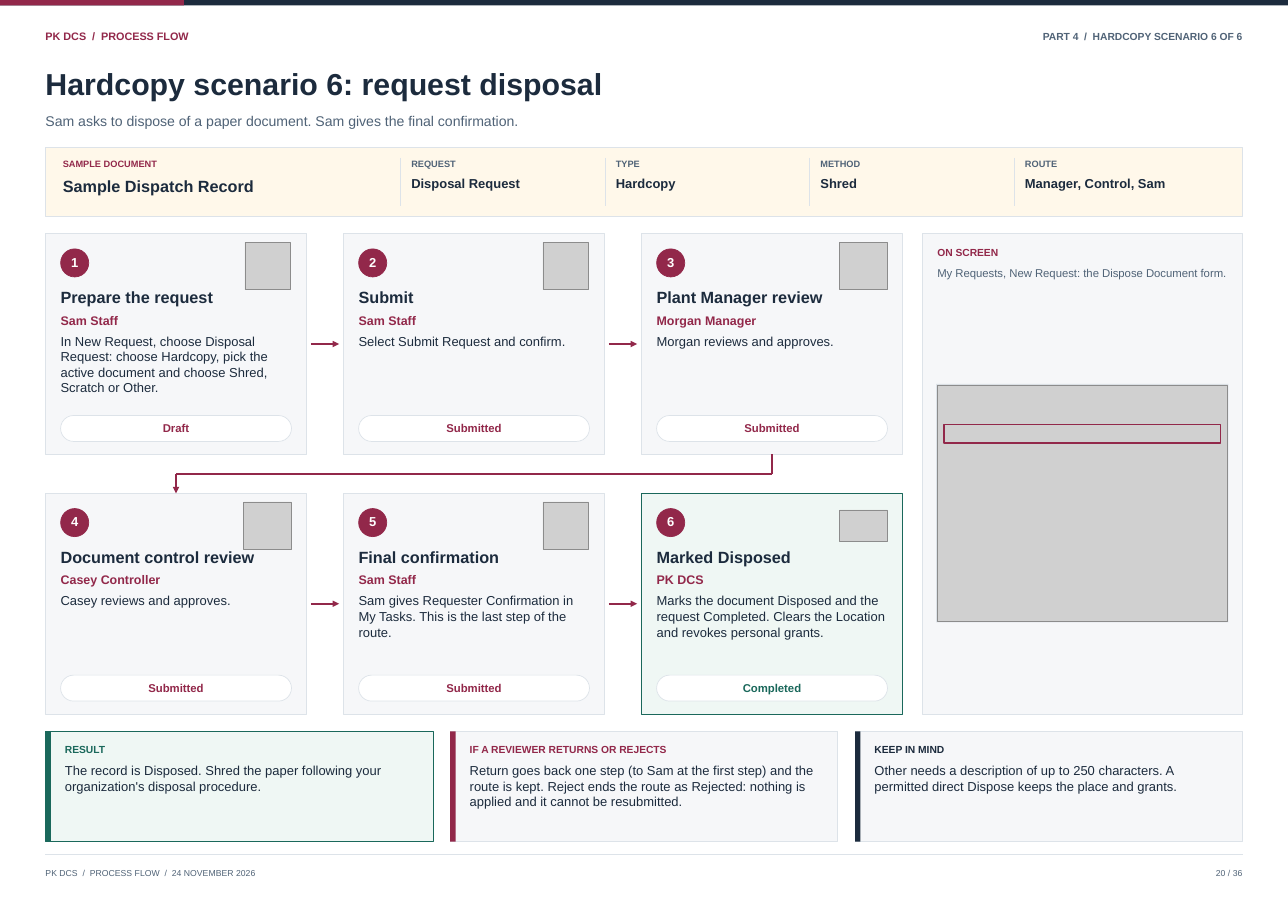
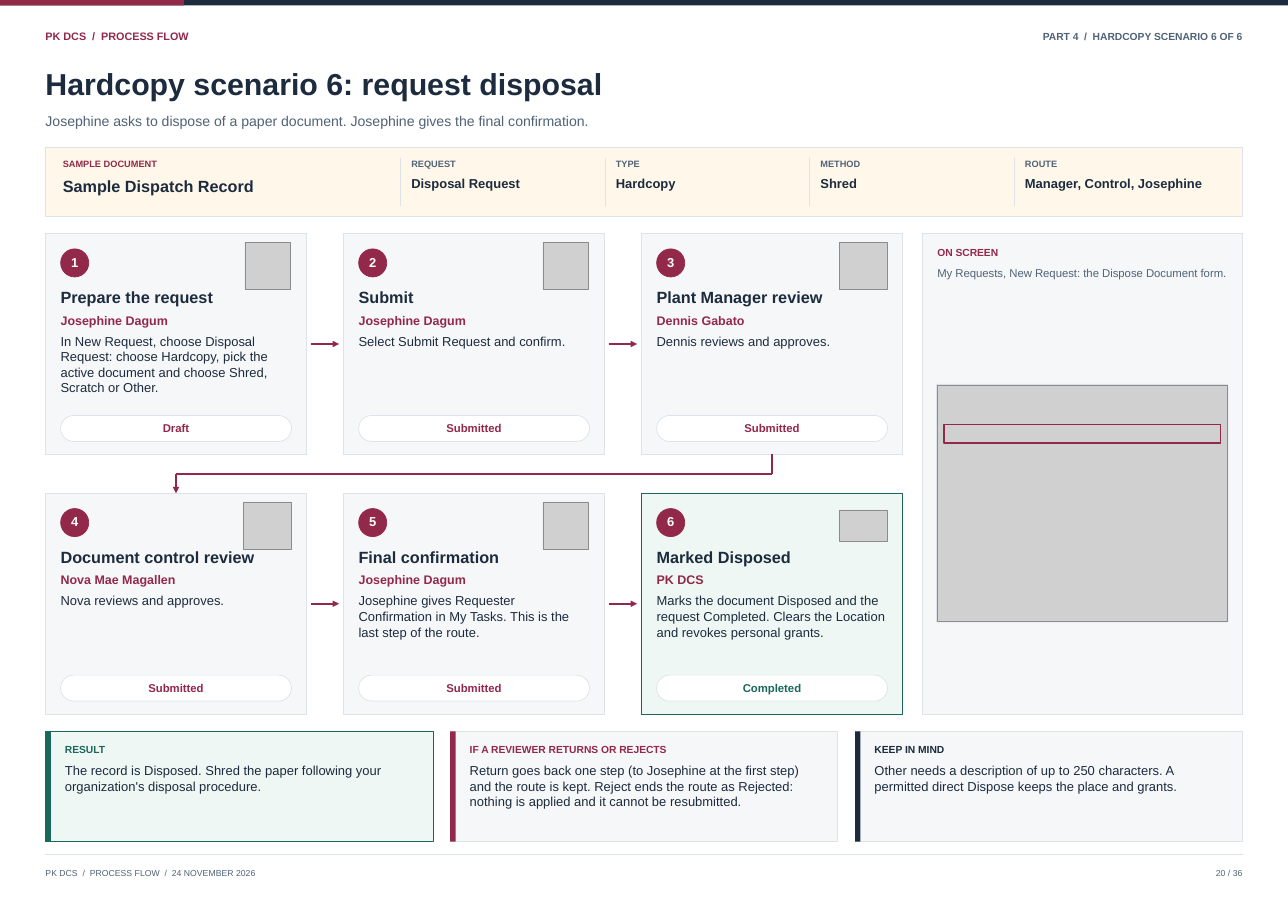
Before and after one commit to curib123/pk_document_tracking_system, a slide deck: slide 20 of docs/system-documentation/PK_DCS_Process_Flow.pptx. Drawn at 1288x911 pixels with LibreOffice and Linux fonts; fonts in the diff are those of the drawing; grey boxes stand for pictures. Boxes give left, top, right and bottom in pixels: in the first picture for what was removed or moved away, otherwise in the second. Text is boxed around its words. In the diff, an @@ line names an element or a change of style, - is before the commit and + after.

```diff
--- a/docs/system-documentation/PK_DCS_Process_Flow.pptx
+++ b/docs/system-documentation/PK_DCS_Process_Flow.pptx
@@ text at <box>45,116,588,129</box>: text changed @@
-Sam asks to dispose of a paper document. Sam gives the final confirmation.
+Josephine asks to dispose of a paper document. Josephine gives the final confirmation.
@@ text at <box>1025,178,1202,190</box>: text changed @@
-Manager, Control, Sam
+Manager, Control, Josephine
@@ text at <box>61,316,168,328</box>: text changed @@
-Sam Staff
+Josephine Dagum
@@ text at <box>359,316,466,328</box>: text changed @@
-Sam Staff
+Josephine Dagum
@@ text at <box>657,316,745,325</box>: text changed @@
-Morgan Manager
+Dennis Gabato
@@ text at <box>657,336,830,348</box>: text changed @@
-Morgan reviews and approves.
+Dennis reviews and approves.
@@ text at <box>61,595,224,608</box>: text changed @@
-Casey reviews and approves.
+Nova reviews and approves.
@@ text at <box>61,575,175,587</box>: text changed @@
-Casey Controller
+Nova Mae Magallen
@@ text at <box>359,595,569,639</box>: text changed @@
-Sam gives Requester Confirmation in My Tasks. This is the last step of the route.
+Josephine gives Requester Confirmation in My Tasks. This is the last step of the route.
@@ text at <box>359,575,466,587</box>: text changed @@
-Sam Staff
+Josephine Dagum
@@ text at <box>470,765,799,809</box>: text changed @@
-Return goes back one step (to Sam at the first step) and the route is kept. Reject ends the route as Rejected: nothing is applied and it cannot be resubmitted.
+Return goes back one step (to Josephine at the first step) and the route is kept. Reject ends the route as Rejected: nothing is applied and it cannot be resubmitted.
```
Also in this commit, not shown: 29 other slides changed, 3 other files.
